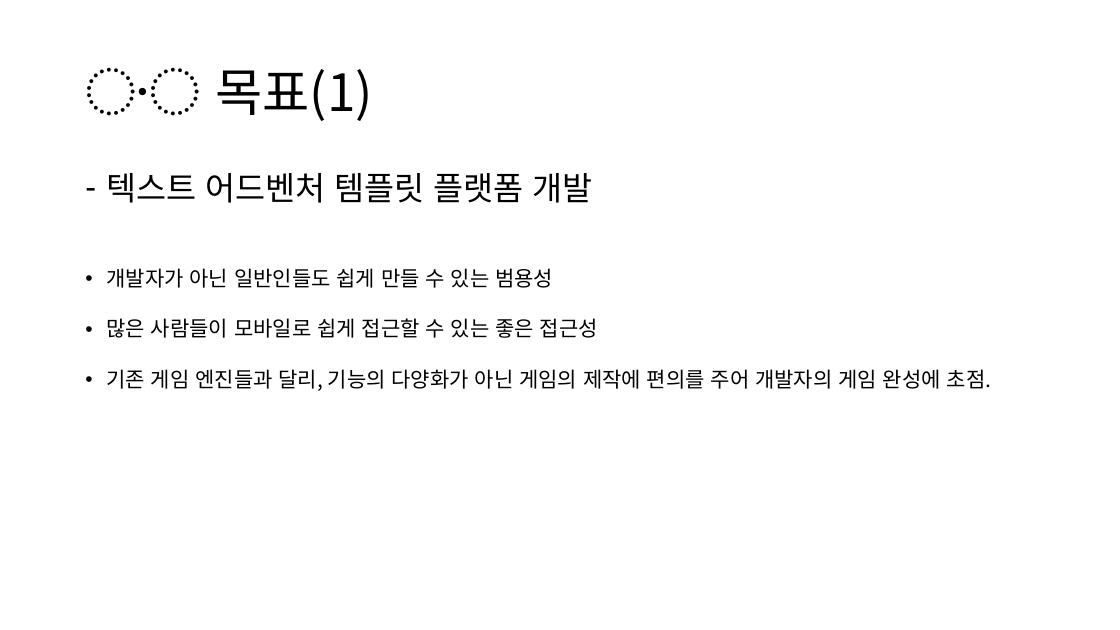
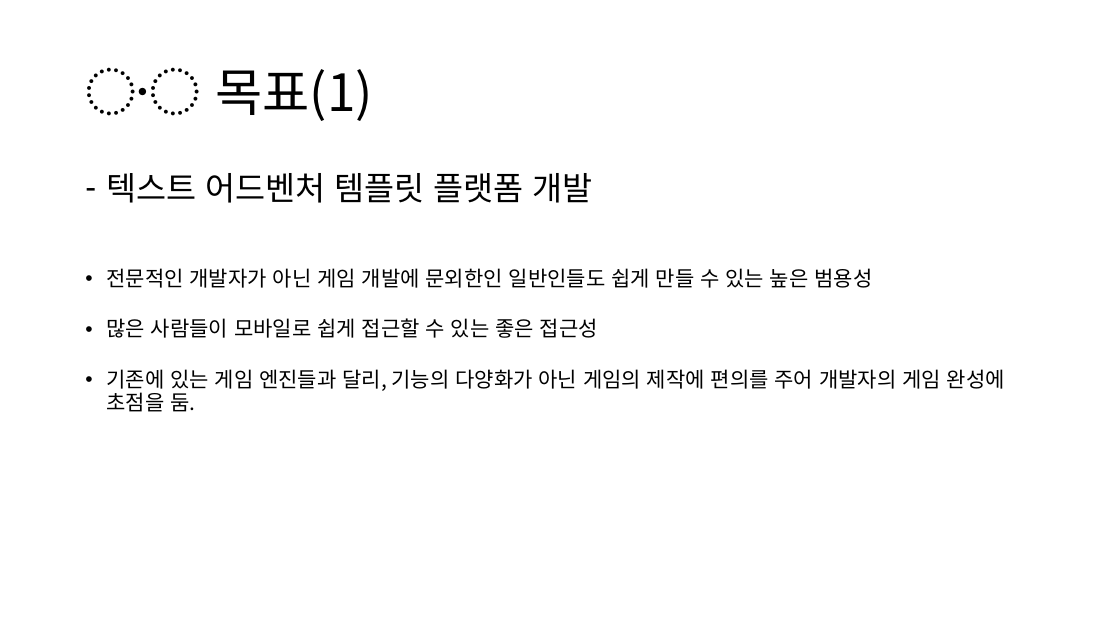
Before and after one commit to OSS-2021-team3/Drawing-Trade, a slide deck: slide 5 of OSS IDEA PROPOSAL.pptx. Drawn at 1120x630 pixels with LibreOffice and Linux fonts; fonts in the diff are those of the drawing. Boxes give left, top, right and bottom in pixels: in the first picture for what was removed or moved away, otherwise in the second. Text is boxed around its words. In the diff, an @@ line names an element or a change of style, - is before the commit and + after.

Commit message:
1차 완성본

```diff
--- a/OSS IDEA PROPOSAL.pptx
+++ b/OSS IDEA PROPOSAL.pptx
@@ text at bbox=[106, 268, 872, 288]: text changed @@
-• 개발자가 아닌 일반인들도 쉽게 만들 수 있는 범용성
+• 전문적인 개발자가 아닌 게임 개발에 문외한인 일반인들도 쉽게 만들 수 있는 높은 범용성
@@ text at bbox=[106, 369, 1005, 412]: text changed @@
-• 기존 게임 엔진들과 달리, 기능의 다양화가 아닌 게임의 제작에 편의를 주어 개발자의 게임 완성에 초점.
+• 기존에 있는 게임 엔진들과 달리, 기능의 다양화가 아닌 게임의 제작에 편의를 주어 개발자의 게임 완성에 초점을 둠.
```
Also in this commit, not shown: 2 other slides changed, 1 slide added.
